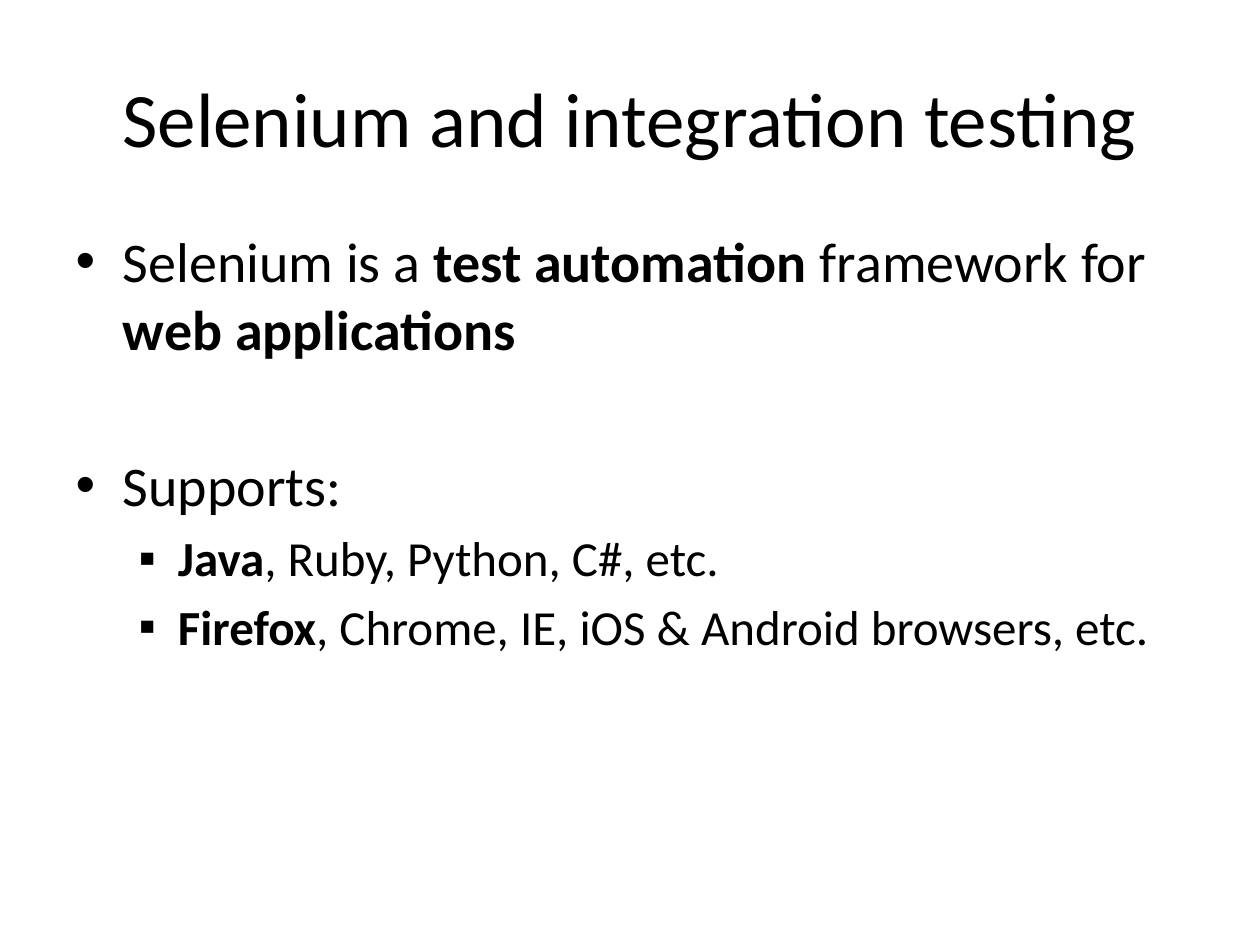
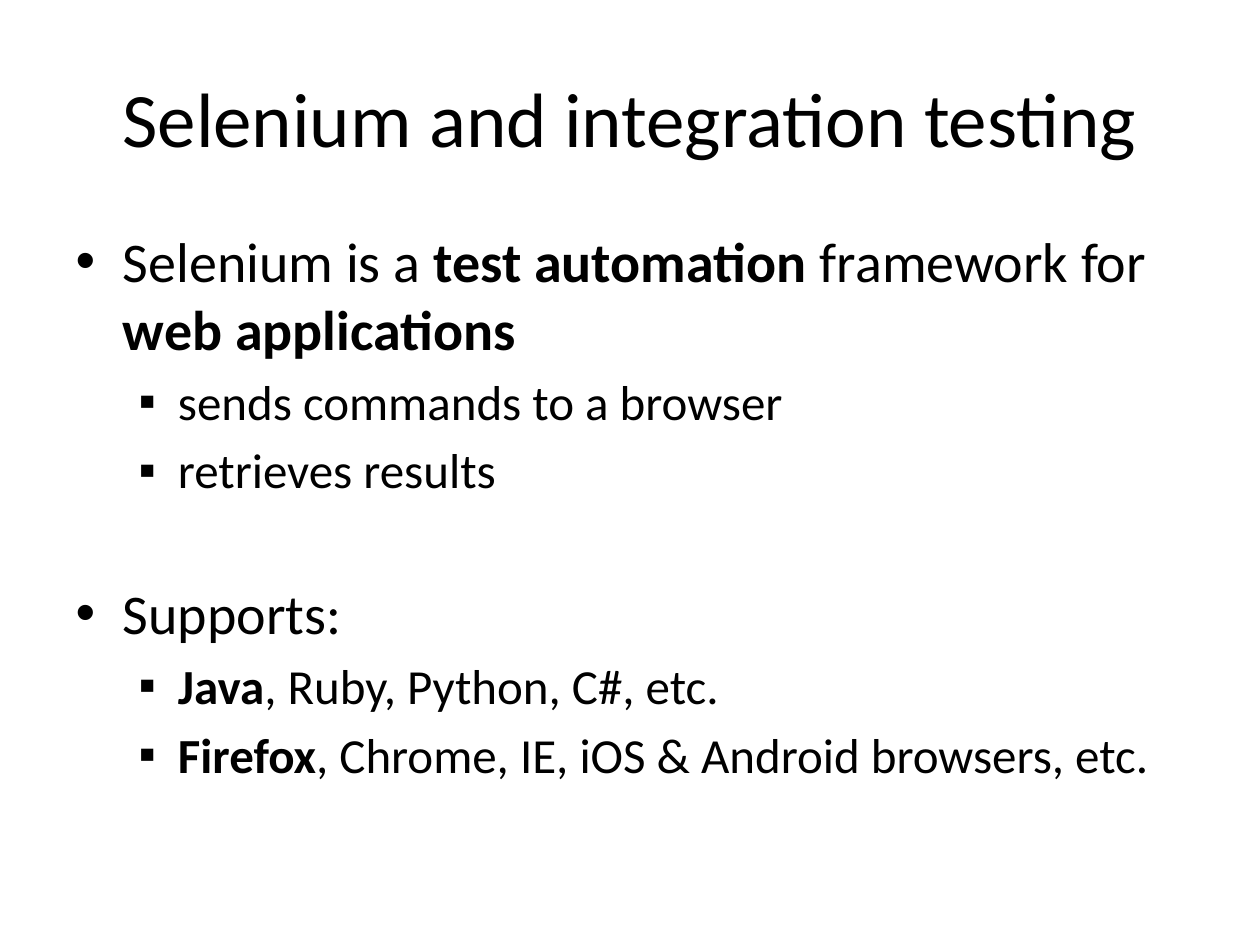
Before and after one commit to lesfurets/mdl4ui, a slide deck: slide 46 of mdl4ui-docs/mdl4ui_cg2013_jba_draft.pptx. Drawn at 1260x945 pixels with LibreOffice and Linux fonts; fonts in the diff are those of the drawing. Boxes give left, top, right and bottom in pixels: in the first picture for what was removed or moved away, otherwise in the second. Text is boxed around its words. In the diff, an @@ line names an element or a change of style, - is before the commit and + after.

Commit message:
unit test fixes
ppt slides update about testing

```diff
--- a/mdl4ui-docs/mdl4ui_cg2013_jba_draft.pptx
+++ b/mdl4ui-docs/mdl4ui_cg2013_jba_draft.pptx
@@ text at box(178, 386, 783, 489): paragraphs added @@
+  ▪ sends commands to a browser
+  ▪ retrieves results
```
Also in this commit, not shown: 4 other slides changed, 1 other file.
